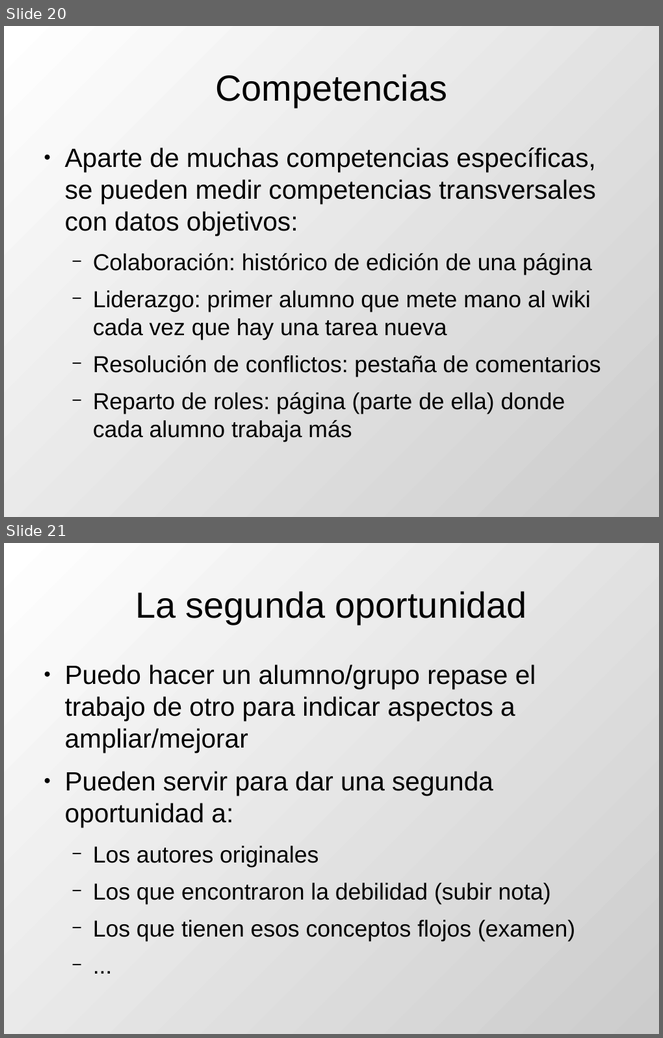
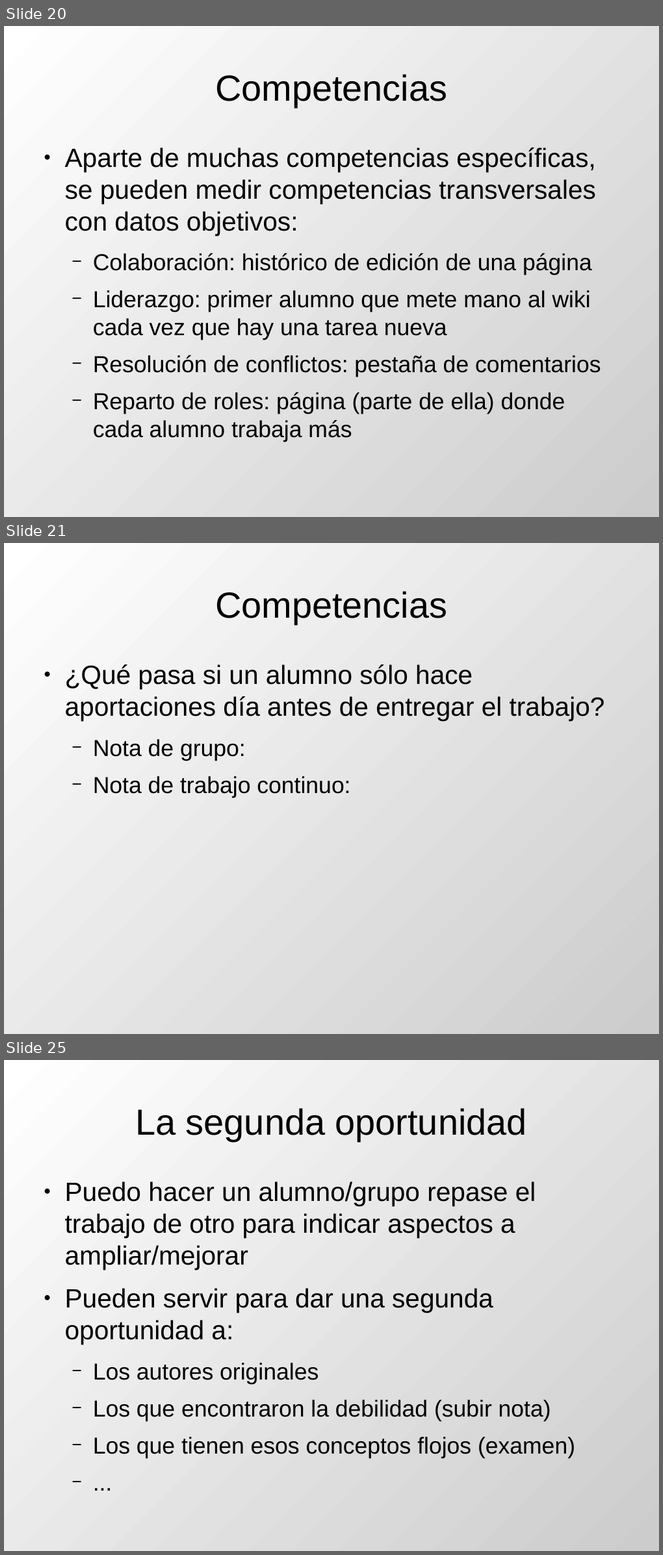
Before and after one commit to DrPantera/wikis4education, a slide deck: uca-2013_07/tema-5-EvaluacionWikis.odp. Shown one above the other, each under a label of ours: slides 20 and 21 before the commit, slides 20, 21 and 25 after it; the slides between them are not shown. The pictures are 663x1038 and 663x1555 pixels, drawn with LibreOffice and Linux fonts; fonts in the diff are those of the drawing. Boxes give left, top, right and bottom in pixels: in the first picture for what was removed or moved away, otherwise in the second. Text is boxed around its words. In the diff, an @@ line names an element or a change of style, - is before the commit and + after.

```diff
--- a/uca-2013_07/tema-5-EvaluacionWikis.odp
+++ b/uca-2013_07/tema-5-EvaluacionWikis.odp
@@ slide 21 added at [4,543,659,1034], background gradient #FFFFFF to #CCCCCC @@
@@ title added at [215,591,447,624], 44 pt, text #000000 @@
+Competencias
@@ text added at [65,665,605,798], 32 pt, text #000000 @@
+● ¿Qué pasa si un alumno sólo hace aportaciones día antes de entregar el trabajo?
+  − Nota de grupo:
+  − Nota de trabajo continuo:
@@ what was slide 21 is now slide 25 @@
```
Also in this commit, not shown: 1 slide changed, 3 other slides added, 1 other file.
